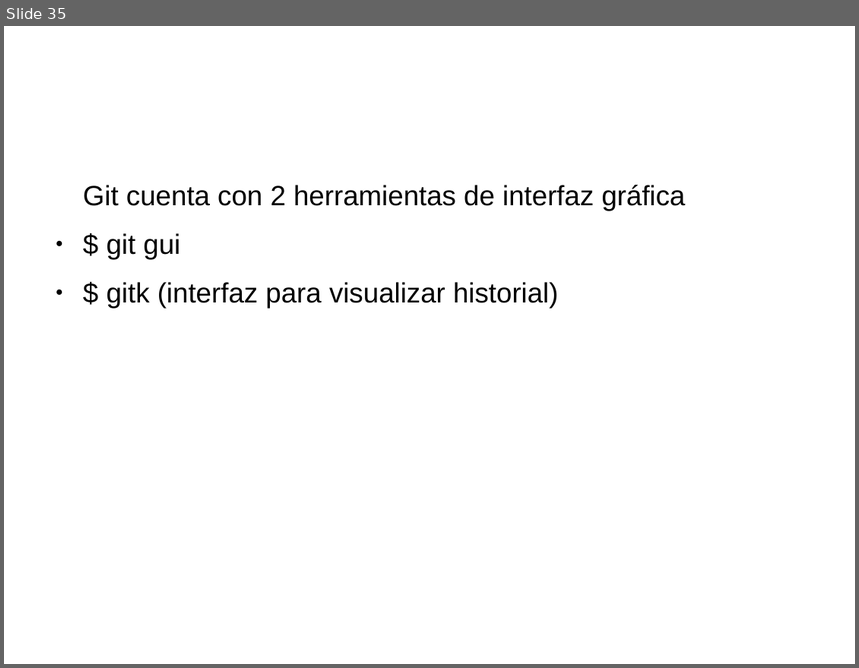
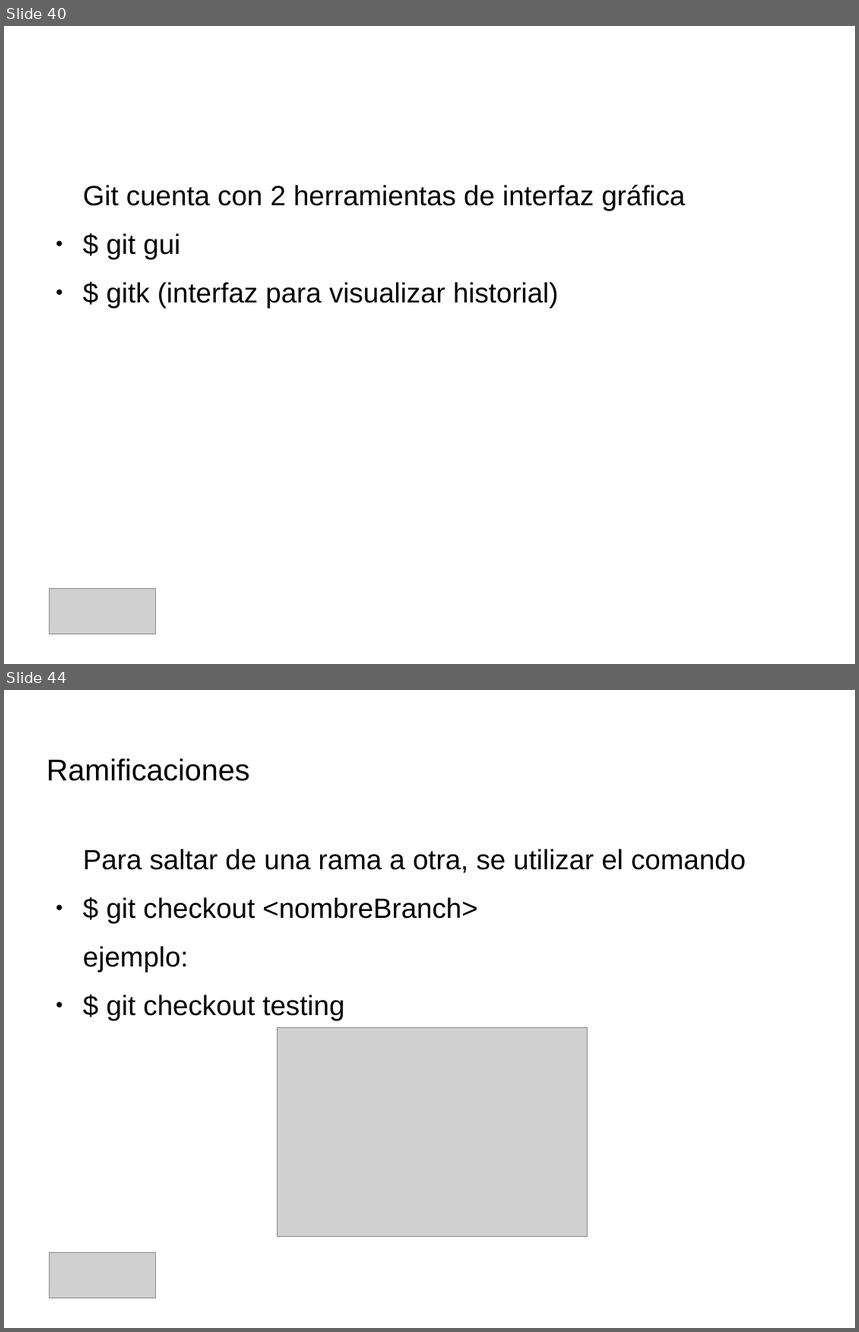
Before and after one commit to IllanPedro/Hardware, a slide deck: CursoGIT,GITHUB,SOURCETREE/Precentacion_Git.odp. Shown one above the other, each under a label of ours: slide 35 before the commit, slides 40 and 44 after it; the slides between them are not shown. The pictures are 859x668 and 859x1332 pixels, drawn with LibreOffice and Linux fonts; fonts in the diff are those of the drawing; grey boxes stand for pictures; background and template pictures are left out. Boxes give left, top, right and bottom in pixels: in the first picture for what was removed or moved away, otherwise in the second. Text is boxed around its words. In the diff, an @@ line names an element or a change of style, - is before the commit and + after.

Commit message:
commit para cambiar de branch

```diff
--- a/CursoGIT,GITHUB,SOURCETREE/Precentacion_Git.odp
+++ b/CursoGIT,GITHUB,SOURCETREE/Precentacion_Git.odp
@@ slide 44 added at box(4, 690, 855, 1328), background picture (left out) @@
@@ title added at box(47, 758, 250, 781), 28 pt, text #000000 @@
+Ramificaciones
@@ text added at box(83, 849, 746, 1021), 26 pt, text #000000 @@
+Para saltar de una rama a otra, se utilizar el comando
+● $ git checkout <nombreBranch>
+ejemplo:
+● $ git checkout testing
@@ picture added at box(278, 1028, 588, 1238) @@
@@ picture added at box(50, 1253, 156, 1300) @@
@@ what was slide 35 is now slide 40 @@
@@ slide 40 changed as well @@
@@ picture added at box(50, 588, 156, 635) @@
```
Also in this commit, not shown: 6 other slides changed, 10 other slides added, 1 slide removed, 1 other file.
